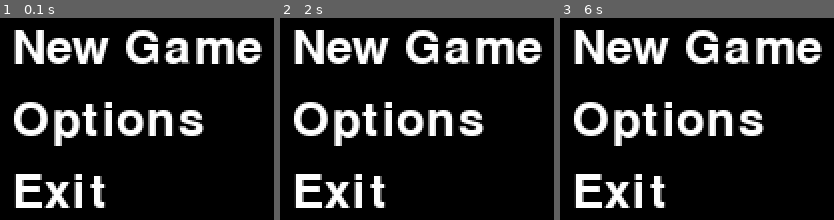
Above: before the commit, frames 1-3 (left to right).
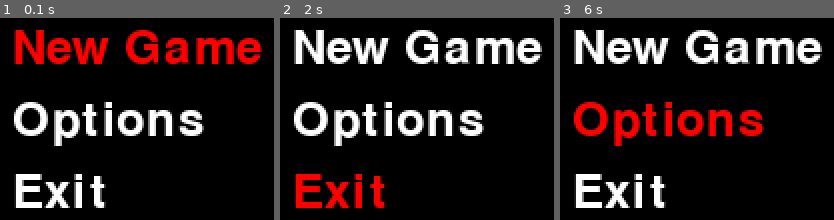
Above: after the commit, the same moments.

Repository: Vladislav2397/PyGamer
Game: pygame game, started from main.py
The game is run twice, just before and just after one commit, with the same random seed, the same clock (stepped at 60 frames per second) and the same inputs.
Inputs:
- Up to frame 1 (0.1 s): no input
- Up to frame 2 (2 s): hold Enter 0.33-0.8 s; hold Up 0.33-0.8 s; hold Down 1.33-1.8 s; hold Up from 1.83 s (still down)
- Up to frame 3 (6 s): release Up at 2.2 s; hold Up 2.63-2.93 s; hold Down 2.97-3.27 s; hold Up 5.57-5.87 s

The runs differ from the first frame. In frame 1, 7.9% of the frame differs, in the area x 5-96%, y 5-23%; in frame 2, 3.0%; in frame 3, 6.1%.

Commit message:
Add main menu events

Diff:
--- a/common/base_game.py
+++ b/common/base_game.py
@@ -1,11 +1,13 @@
 from time import time
+
+import pygame
 from pygame.time import Clock
 from abc import ABC, abstractmethod
-from common.config import (FPS)
 
 
 class BaseGame(ABC):
     def __init__(self):
+        self._is_close = False
         self._timer = time()
         self._time = Clock()
 
@@ -14,8 +16,15 @@
         return 0.2
 
     def run(self):
-        self._time.tick(FPS)
+        pass
+
+    @abstractmethod
+    def check_events(self, event: pygame.event.Event):
+        pass
 
     @abstractmethod
     def game_over(self):
         pass
+
+    def close(self):
+        self._is_close = True
--- a/main.py
+++ b/main.py
@@ -2,21 +2,21 @@
 
 import pygame
 from pygame.locals import (
-    K_UP, K_DOWN, K_LEFT, K_RIGHT,
-    K_ESCAPE, KEYDOWN, QUIT
+    # K_UP, K_DOWN, K_LEFT, K_RIGHT, K_ESCAPE,
+    KEYDOWN, QUIT
 )
 from pygame import display
 from pygame.time import Clock
 
 from time import time
 
-from pygame.sprite import Group, collide_rect
-from pySnake.eat import Eat
-from common.other import MyColor
-from pySnake.snake import Snake
+# from pygame.sprite import Group, collide_rect
+# from pySnake.eat import Eat
+# from common.other import MyColor
+# from pySnake.snake import Snake
 from common.config import (
     WINDOW_SIZE,
-    LEFT, RIGHT, UP, DOWN,
+    # LEFT, RIGHT, UP, DOWN,
     FPS, TIMEOUT,
 )
 from common.base_game import BaseGame
@@ -47,13 +47,6 @@
         self._timer = time()
         self._time = Clock()
 
-        # self.snake = Snake(
-        #     color=MyColor.GREEN,
-        #     window_size=(self._width, self._height)
-        # )
-        # self.eat = Eat(pos=[40, 20], color=MyColor.RED)
-        # self._all_groups = Group(self.snake, self.eat)
-
     def run(self) -> None:
         """ Run main loop of game """
 
@@ -61,14 +54,8 @@
 
         while self._is_play:
             self._check_events()
-            # self._all_groups.add([*self.snake._body, self.eat])
             if self.is_time:
-                # self.snake.move()
-                # self._check_colliderect()
-                # self.eat.update()
-                # self.snake.update()
-                # self._window.fill(MyColor.BLACK)
-                # self._all_groups.draw(self._window)
+                self.main_menu.run()
                 self.main_menu.draw(self._window)
             display.flip()
 
@@ -83,28 +70,15 @@
 
     def _check_events(self) -> None:
         """ Check all events and set action """
+        if self.main_menu.is_close:
+            self.close()
+
         for event in pygame.event.get():
             if event.type == QUIT:
                 self.close()
-    #         elif event.type == KEYDOWN:
-    #             if event.key == K_ESCAPE:
-    #                 self.close()
-    #             elif event.key == K_LEFT:
-    #                 self.snake.turn(LEFT)
-    #             elif event.key == K_RIGHT:
-    #                 self.snake.turn(RIGHT)
-    #             elif event.key == K_UP:
-    #                 self.snake.turn(UP)
-    #             elif event.key == K_DOWN:
-    #                 self.snake.turn(DOWN)
-
-    # def _check_colliderect(self):
-    #     """ Check has collide rect """
-    #
-    #     hit = collide_rect(self.snake.head, self.eat)
-    #     if hit:
-    #         self.snake.upgrade()
-    #         self.eat.upgrade(self.snake.get_positions)
+            elif event.type == KEYDOWN:
+                if self.main_menu.check_events:
+                    self.main_menu.check_events(event)
 
     def close(self) -> None:
         """ Close main loop of game """
--- a/main_menu.py
+++ b/main_menu.py
@@ -4,6 +4,40 @@
 from pygame.surface import Surface
 from common.base_game import BaseGame
 from common.other import MyColor
+from pygame.locals import (
+    K_UP, K_DOWN, K_LEFT, K_RIGHT,
+    K_ESCAPE, K_KP_ENTER, K_RETURN, KEYDOWN, QUIT
+)
+
+
+class CycleIterator:
+    def __init__(self, arr):
+        self.array = arr
+        self.iterator = 0
+
+    def next(self):
+        self.iterator += 1
+
+        if self.iterator > (self.length - 1):
+            self.iterator = 0
+
+        return self.array[self.iterator]
+
+    def prev(self):
+        self.iterator -= 1
+
+        if self.iterator < 0:
+            self.iterator = len(self.array) - 1
+
+        return self.array[self.iterator]
+
+    @property
+    def current(self):
+        return self.array[self.iterator]
+
+    @property
+    def length(self):
+        return len(self.array)
 
 
 class Menu(Enum):
@@ -17,10 +51,34 @@
         super().__init__()
 
         self._menu = Menu
-        self._active_menu_item = self._menu.NEW_GAME
+        self.cycle_iterator = CycleIterator([
+            Menu.NEW_GAME,
+            Menu.OPTIONS,
+            Menu.EXIT,
+        ])
 
-    def run(self):
-        super().run()
+    @property
+    def active_menu_item(self):
+        return self.cycle_iterator.current
+
+    @property
+    def is_close(self):
+        return self._is_close
+
+    def check_events(self, event) -> None:
+        """ Check keycode events """
+        if event.key == K_UP:
+            print('up')
+            self.cycle_iterator.prev()
+        elif event.key == K_DOWN:
+            print('down')
+            self.cycle_iterator.next()
+        elif event.key == K_RETURN:
+            self.on_enter()
+
+    def on_enter(self):
+        if self.active_menu_item == Menu.EXIT:
+            self.close()
 
     def draw(self, window: Surface):
         color = MyColor.BLACK
@@ -29,7 +87,8 @@
 
         font = pygame.font.Font(None, 36)
         for index, item in enumerate(Menu):
-            text = font.render(item.value, True, (255, 255, 255))
+            font_color = (255, 0, 0) if item == self.active_menu_item else (255, 255, 255)
+            text = font.render(item.value, True, font_color)
 
             window.blit(text, (100, 50 + (index + 1) * 36))
 
